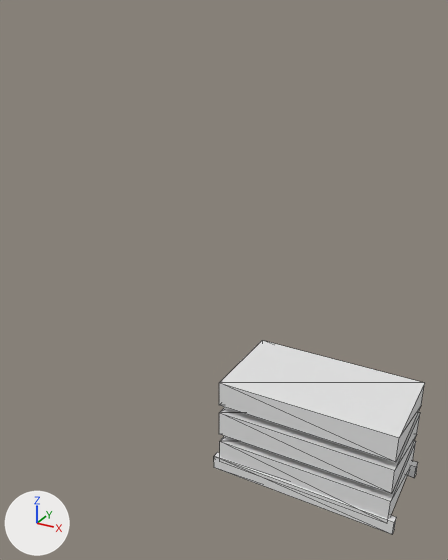
The OBJ model assets/tts/neon-shogunate-final-realism-20261103/models/final-attached-9a471c.obj: old version first, new version second.
Both versions are drawn from a camera (50 mm lens) standing at (1.363, -2.357, 1.636) and looking at (0.429, -0.659, 0.787). The lights are fixed; the arrows at lower left show +X, +Y and +Z. The older version comes first. Mesh edges are drawn as thin lines. Where no turn or scale is listed for an object, it has been applied to the vertices. Vertices at exactly the same position are counted once.

Before the edit, the objects in view are built like this:
```python
me_final_attached_9a471c = bpy.data.meshes.new('final-attached-9a471c')
me_final_attached_9a471c.from_pydata(...)  # a box spanning x 0.5..1.1, y -0.82..-0.49, z 0.16..0.25; a box spanning x 0.5..1.1, y -0.82..-0.49, z 0.28..0.37; a box spanning x 0.5..1.1, y -0.82..-0.49, z 0.4..0.49; a box spanning x 0.48..1.12, y -0.535..-0.51, z 0.13..0.18; a box spanning x 0.48..1.12, y -0.825..-0.8, z 0.13..0.18
ob_final_attached_9a471c = bpy.data.objects.new('final-attached-9a471c', me_final_attached_9a471c)
ob_final_attached_9a471c.location = (0.0, 0.0, 0.0)
```
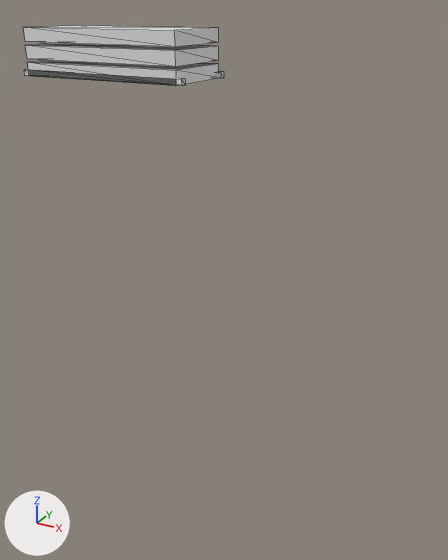
What differs and where, as boxes (x1, y1, x2, y2) in the pictures (448 x 560 px; the box of a moved part takes in the faces that stretch with it):
'final-attached-9a471c', reshaped (69% shorter)
    before: (214, 340, 425, 534)
    after: (23, 26, 224, 86)
part 1 of me_final_attached_9a471c, moved or reshaped
    before: (220, 436, 416, 519)
    after: (27, 60, 219, 86)
part 2 of me_final_attached_9a471c, moved or reshaped
    before: (219, 407, 420, 494)
    after: (25, 43, 219, 67)
part 3 of me_final_attached_9a471c, moved or reshaped
    before: (219, 340, 425, 462)
    after: (23, 26, 219, 47)
part 4 of me_final_attached_9a471c, moved or reshaped
    before: (407, 461, 418, 478)
    after: (216, 72, 224, 79)
part 5 of me_final_attached_9a471c, moved or reshaped
    before: (214, 452, 396, 534)
    after: (24, 69, 186, 86)

Edits to the bpy script that builds the scene:
```text
Change me_final_attached_9a471c:
    used by ob_final_attached_9a471c; location = (0.0, 0.0, 0.0)
    remove me_final_attached_9a471c.from_pydata(...)  # 40 vertices, 60 faces; spans x 0.48..1.12, y -0.825..-0.49, z 0.13..0.49
    add me_final_attached_9a471c.from_pydata(...)  # 40 vertices, 60 faces; spans x -0.32..0.32, y -0.72..-0.46, z 1.42..1.575
    me_final_attached_9a471c part 1: the loose piece of 8 vertices spanning x 0.5..1.1, y -0.82..-0.49, z 0.16..0.25 is scaled about its middle by (1, 0.788, 0.5), then moved by (-0.8, 0.065, 1.237)
    me_final_attached_9a471c part 2: the loose piece of 8 vertices spanning x 0.5..1.1, y -0.82..-0.49, z 0.28..0.37 is scaled about its middle by (1, 0.788, 0.5), then moved by (-0.8, 0.065, 1.172)
    me_final_attached_9a471c part 3: the loose piece of 8 vertices spanning x 0.5..1.1, y -0.82..-0.49, z 0.4..0.49 is scaled about its middle by (1, 0.788, 0.5), then moved by (-0.8, 0.065, 1.107)
    me_final_attached_9a471c part 4: the loose piece of 8 vertices spanning x 0.48..1.12, y -0.535..-0.51, z 0.13..0.18 is scaled about its middle by (1, 0.8, 0.4), then moved by (-0.8, 0.053, 1.275)
    me_final_attached_9a471c part 5: the loose piece of 8 vertices spanning x 0.48..1.12, y -0.825..-0.8, z 0.13..0.18 is scaled about its middle by (1, 0.8, 0.4), then moved by (-0.8, 0.103, 1.275)
```
